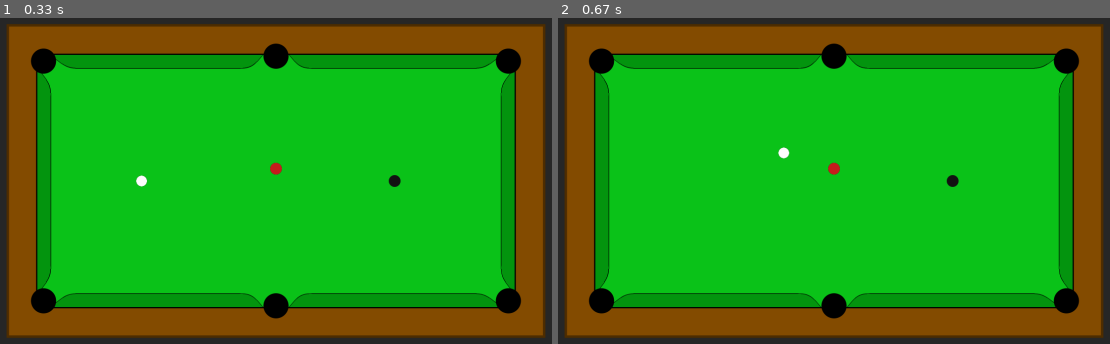
Above: before the commit, frames 1-2 (left to right).
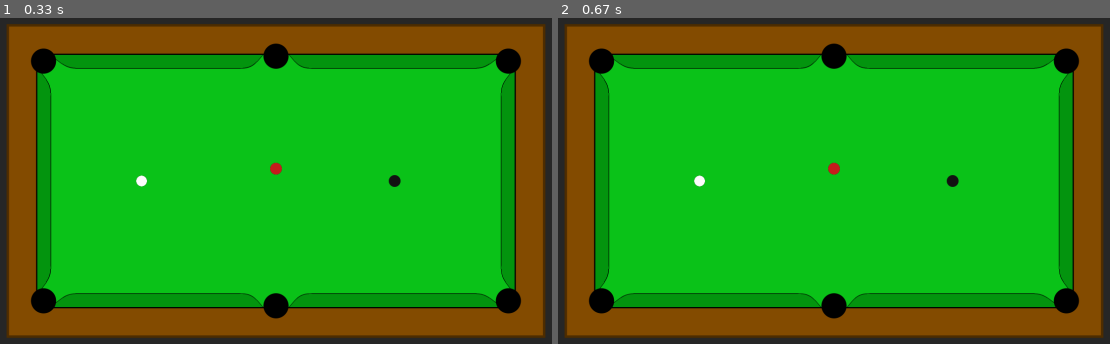
Above: after the commit, the same moments.

Repository: AdamJ-3141/Dissertation
Game: pygame game, started from pool_simulation/main.py
Same seed, same stepped clock (60 frames per second), same inputs: the game is played once before the commit and once after it.
Inputs:
- Up to frame 1 (0.33 s): no input
- Up to frame 2 (0.67 s): tap Space at 0.33 s

Frame 1 is identical in both runs. In frame 2, 0.1% of the frame differs, in the area x 24-43%, y 39-52%.

Commit message:
Commit pre-balls-move-testing

Diff:
--- a/pool_simulation/main.py
+++ b/pool_simulation/main.py
@@ -44,12 +44,9 @@
                     sim.velocities[0] = CUE_VELOCITY_INIT.copy()
                     sim.angular_velocities[0] = CUE_ANGULAR_INIT.copy()
                     shot_played = True
-                    # schedule first events
-                    sim.schedule_initial_events()
 
         if shot_played:
-            # advance simulation by events
-            sim.step_to_next_event()
+            pass
 
         renderer.render()
 
--- a/pool_simulation/physics/engine.py
+++ b/pool_simulation/physics/engine.py
@@ -51,7 +51,6 @@
         self.velocities.fill(0.0)
         self.phase = ["sliding"] * (1 + self.n_balls)
         self.time = 0.0
-        self.schedule_initial_events()
 
     def reset_to_break(self):
         """
@@ -83,94 +82,3 @@
             ]),
             np.array([3, 0, 0, 0, 0, 0, 0, 0, 1, 1, 1, 1, 1, 1, 1, 2])
         )
-
-    # ---------------------------------------------------
-    # Event Scheduling
-    # ---------------------------------------------------
-    def schedule_initial_events(self):
-        """Compute when sliding ends for each ball."""
-        z = np.array([0, 0, 1])
-        for i in range(len(self.positions)):
-            v0 = self.velocities[i]
-            w0 = self.angular_velocities[i]
-            R = self.radii[i]
-
-            u0 = v0 + R * np.cross(z, w0)[:2]
-            if np.linalg.norm(u0) < 1e-9:
-                self.phase[i] = "rolling"
-                self.next_event_time[i] = np.inf
-            else:
-                t1 = (2 / 7) * (np.linalg.norm(u0) / (self.mu_s * self.g))
-                self.next_event_time[i] = self.time + t1
-
-    # ---------------------------------------------------
-    # Advance to Next Event
-    # ---------------------------------------------------
-    def step_to_next_event(self):
-        """Advance simulation directly to the next global event time."""
-        # pick the earliest event among all balls
-        t_next = np.min(self.next_event_time)
-        if np.isinf(t_next):
-            return False  # nothing left to simulate
-
-        dt = t_next - self.time
-        self._advance_all(dt)
-        self.time = t_next
-
-        # process events for balls reaching their event
-        for i in range(len(self.positions)):
-            if abs(self.next_event_time[i] - t_next) < 1e-9:
-                self._handle_event(i)
-
-        return True
-
-    # ---------------------------------------------------
-    # Advance positions analytically
-    # ---------------------------------------------------
-    def _advance_all(self, dt):
-        z = np.array([0, 0, 1])
-        for i in range(len(self.positions)):
-            if self.phase[i] == "sliding":
-                v0 = self.velocities[i]
-                R = self.radii[i]
-                w0 = self.angular_velocities[i]
-
-                u0 = v0 + R * np.cross(z, w0)[:2]
-                u_hat = u0 / np.linalg.norm(u0)
-                x_new = self.positions[i] + v0 * dt - 0.5 * self.mu_s * self.g * dt ** 2 * u_hat
-                v_new = v0 - self.mu_s * self.g * dt * u_hat
-
-                self.positions[i] = x_new
-                self.velocities[i] = v_new
-
-            elif self.phase[i] == "rolling":
-                v1 = self.velocities[i]
-                v1_norm = np.linalg.norm(v1)
-                if v1_norm < 1e-9:
-                    continue
-                v1_hat = v1 / v1_norm
-                decel = (5 / 7) * self.mu_r * self.g
-                x_new = self.positions[i] + v1 * dt - 0.5 * decel * dt ** 2 * v1_hat
-                v_new = v1 - decel * dt * v1_hat
-
-                self.positions[i] = x_new
-                self.velocities[i] = v_new
-
-    # ---------------------------------------------------
-    # Event Handler
-    # ---------------------------------------------------
-    def _handle_event(self, i):
-        if self.phase[i] == "sliding":
-            # transition to rolling
-            self.phase[i] = "rolling"
-            v1 = self.velocities[i]
-            v1_norm = np.linalg.norm(v1)
-            if v1_norm < 1e-9:
-                self.phase[i] = "stopped"
-                self.next_event_time[i] = np.inf
-                return
-            t2 = self.time + (7 / 5) * (v1_norm / (self.mu_r * self.g))
-            self.next_event_time[i] = t2
-        elif self.phase[i] == "rolling":
-            self.phase[i] = "stopped"
-            self.next_event_time[i] = np.inf
